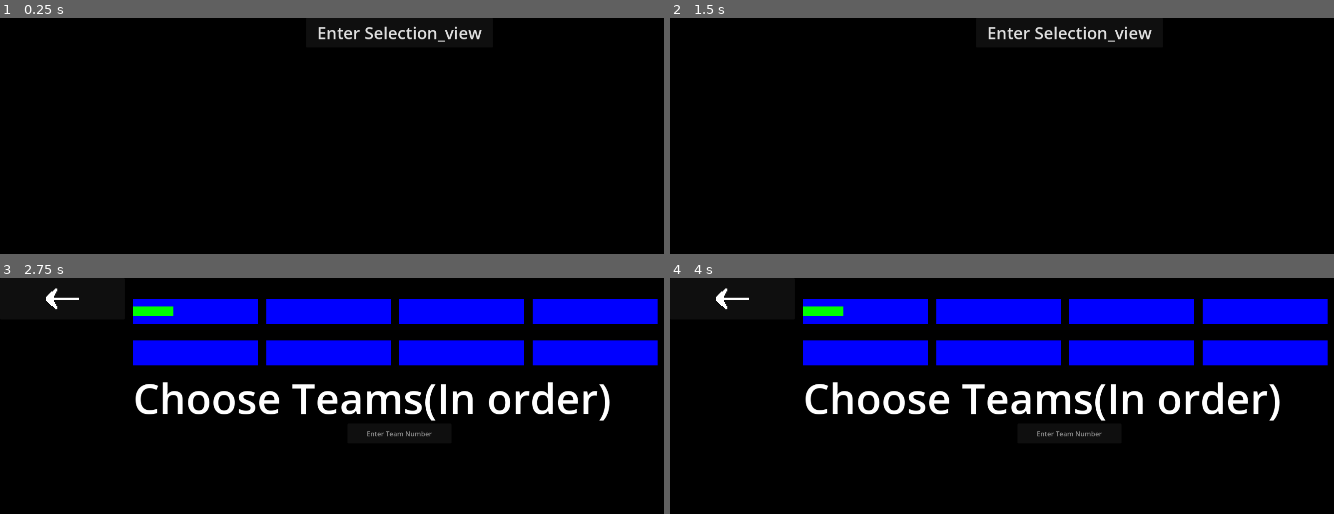
Above: before the commit, frames 1-4 (two rows, left to right).
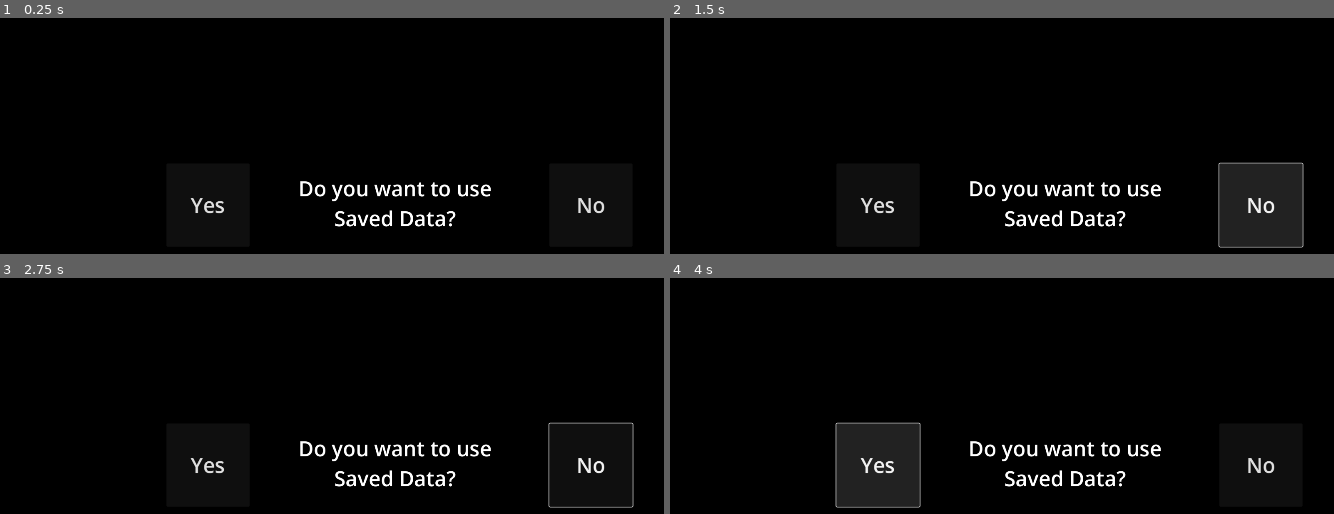
Above: after the commit, the same moments.

Repository: roboblazers7617/FRC-scouting-app
Game: Godot game, scene res://configuration.tscn
Two runs of this game, one before a commit and one after it. Both use one fixed random seed, a clock stepped at 60 frames per second and the inputs below. Before the commit the project starts from res://imports.tscn.
Inputs (mouse positions are in pixels of both pictures, inside the frame that each line leads up to):
- Up to frame 1 (0.25 s): no input
- Up to frame 2 (1.5 s): click (875, 204) at 0.5 s, where only the run after the commit has a clickable "Yes"; click (1260, 204) at 1.25 s, where only the run after the commit has a clickable "No"
- Up to frame 3 (2.75 s): click (398, 292) at 2 s, where only the run before the commit has a clickable "Enter Selection_view"
- Up to frame 4 (4 s): click (875, 464) at 2.75 s, where only the run after the commit has a clickable "Yes"; click (875, 464) at 3.5 s, where only the run after the commit has a clickable "Yes"

The runs differ from the first frame. In frame 1, 2.2% of the frame differs, in the area x 28-92%, y 3-89%; in frame 2, 6.8%; in frame 3, 22%; in frame 4, 26%, in the area x 6-100%, y 4-98%.
Error before the commit: Out of bounds get index '-1' (on base: 'Array') (res://selection_view.gd:9)
Error after the commit: Trying to assign value of type 'Nil' to a variable of type 'Dictionary'. (res://config.gd:42)

Commit message:
Added readme
updated the first version of the readme to give a description of the program and a tutorial how to use it

Diff:
--- a/config.gd
+++ b/config.gd
@@ -48,6 +48,7 @@
 			Settings.current_teams =saved_spreadsheet["current_teams"]
 			Settings.team_number_ID =saved_spreadsheet["team_number_ID"]
 			Settings.died_ID = saved_spreadsheet["died_ID"]
+			Settings.load_spreadsheet()
 			Settings.save()
 			get_tree().change_scene_to_packed(main_scene)
 		else:
@@ -142,15 +143,12 @@
 func _on_yes_button_down() -> void:
 	saved_ans = true
 	use_saved.emit()
-	print("y")
 
 func _on_no_button_down() -> void:
 	saved_ans = false
 	use_saved.emit()
-	print("false")
 
 func configure_teams():
-	print(Settings.current_teams)
 	main.hide()
 	use_saved_data.hide()
 	config_teams.show()
--- a/configuration.gd
+++ /dev/null
@@ -1,11 +0,0 @@
-extends Node2D
-
-
-# Called when the node enters the scene tree for the first time.
-func _ready() -> void:
-	get_viewport().files_dropped.
-
-
-# Called every frame. 'delta' is the elapsed time since the previous frame.
-func _process(delta: float) -> void:
-	pass
--- a/imports.gd
+++ b/imports.gd
@@ -57,19 +57,21 @@
 	var saved_data:Dictionary = {}
 	for x in spreadsheet_data.keys():
 		var data = spreadsheet_data.get(str(x))
-		print(data)
-		print(x)
-		print(spreadsheet_data)
 		if str(data[Settings.team_number_ID]) in saved_data.keys():
 			for i in saved_data.keys():
-				if i in Settings.whitelist and i != Settings.team_number_ID and data[Settings.died_ID] != 1 or i == Settings.died_ID :
+				if (i in Settings.whitelist and i != Settings.team_number_ID and data[Settings.died_ID] != 1) or i == Settings.died_ID :
 					print(data[i])
 					print(i)
 					print(saved_data[str(data[Settings.team_number_ID])].keys())
 					saved_data[str(data[Settings.team_number_ID])][i]+=int(data[i])
+				else:
+					print(i in Settings.whitelist)
+					print(i != Settings.team_number_ID)
+					print(data[Settings.died_ID] != 1)
 			if int(data[Settings.died_ID])!=1:
 				saved_data[str(data[Settings.team_number_ID])]["matchesplayed"]+=1
-		elif str(data[Settings.team_number_ID]) not in saved_data.keys():
+		else:
+			print(Settings.current_teams,"             ", data[Settings.team_number_ID])
 			if str(data[Settings.team_number_ID]) in Settings.current_teams:
 				print(data[Settings.team_number_ID])
 				var new_dict:Dictionary = {}
--- a/project.godot
+++ b/project.godot
@@ -11,7 +11,7 @@
 [application]
 
 config/name="frc scouting app"
-run/main_scene="res://imports.tscn"
+run/main_scene="res://configuration.tscn"
 config/features=PackedStringArray("4.3", "Forward Plus")
 config/icon="res://icon.svg"
 
Not shown, changed: README.md
